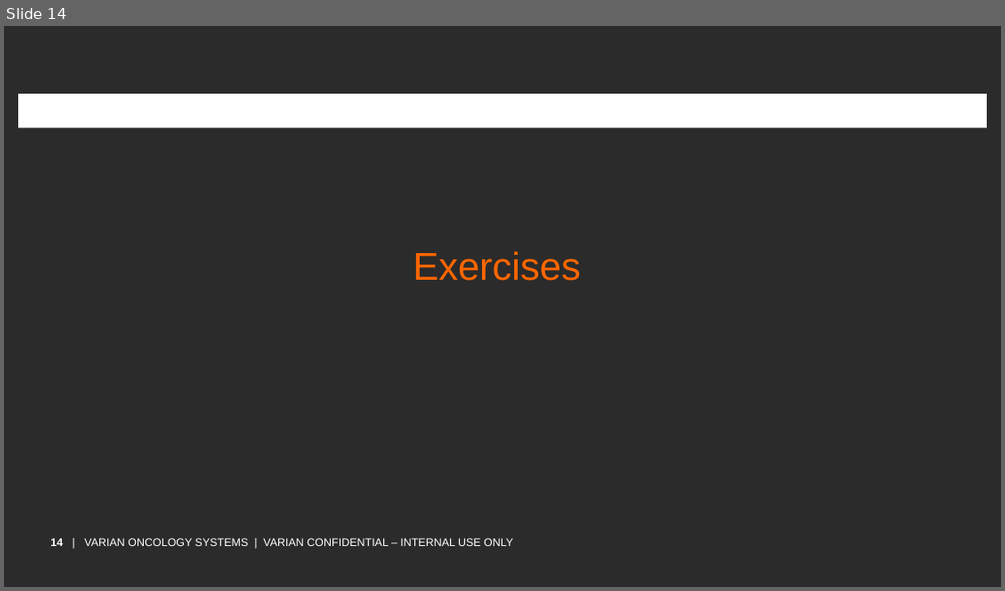
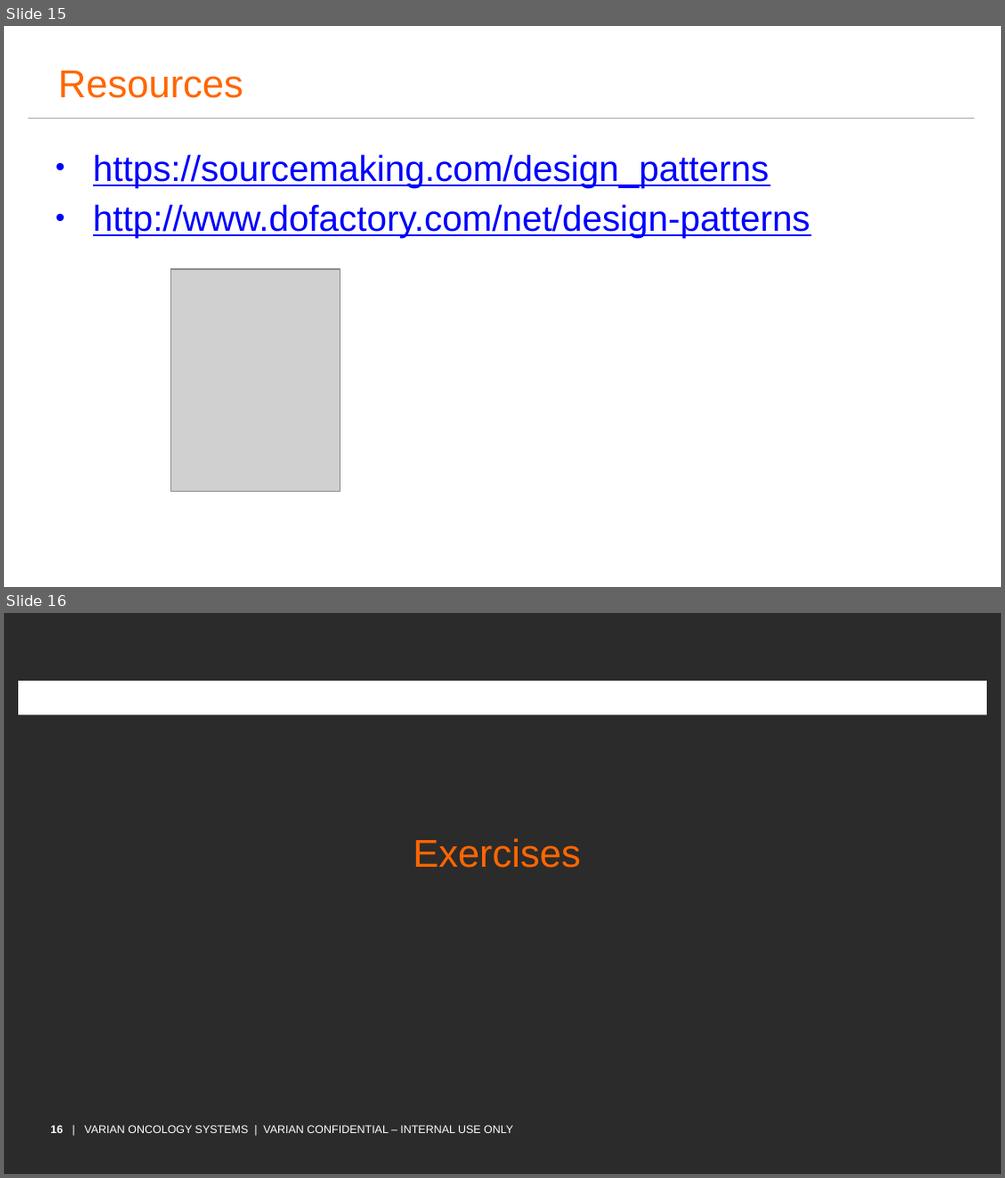
Before and after one commit to PlumpMath/DesignPatterns-230, a slide deck: Presentation/Design Patterns Official.pptx. Shown one above the other, each under a label of ours: slide 14 before the commit, slides 15 and 16 after it. The pictures are 1005x591 and 1005x1178 pixels, drawn with LibreOffice and Linux fonts; fonts in the diff are those of the drawing; grey boxes stand for pictures; background and template pictures are left out; a plain dark background stands for a picture behind light text. Boxes give left, top, right and bottom in pixels: in the first picture for what was removed or moved away, otherwise in the second. Text is boxed around its words. In the diff, an @@ line names an element or a change of style, - is before the commit and + after.

```diff
--- a/Presentation/Design Patterns Official.pptx
+++ b/Presentation/Design Patterns Official.pptx
@@ slide 15 added at <box>4,26,1001,587</box>, background picture (left out); not listed: 1 template element that a slide beside it also shows @@
@@ title added at <box>58,70,243,98</box>, 28 pt, text #FF6600 @@
+Resources
@@ line added from (28, 118) to (974, 118), #9EABB2 0.5 pt @@
@@ text added at <box>93,154,810,238</box>, 26 pt, text #0000FF, underline @@
+• https://sourcemaking.com/design_patterns
+• http://www.dofactory.com/net/design-patterns
@@ picture added at <box>171,269,340,491</box> @@
@@ what was slide 14 is now slide 16 @@
@@ text at <box>50,1125,513,1133</box>: text changed @@
-14 | VARIAN ONCOLOGY SYSTEMS | VARIAN CONFIDENTIAL – INTERNAL USE ONLY
+16 | VARIAN ONCOLOGY SYSTEMS | VARIAN CONFIDENTIAL – INTERNAL USE ONLY
```
Also in this commit, not shown: 5 slides changed, 5 other slides added, 4 slides removed, 11 other files.
